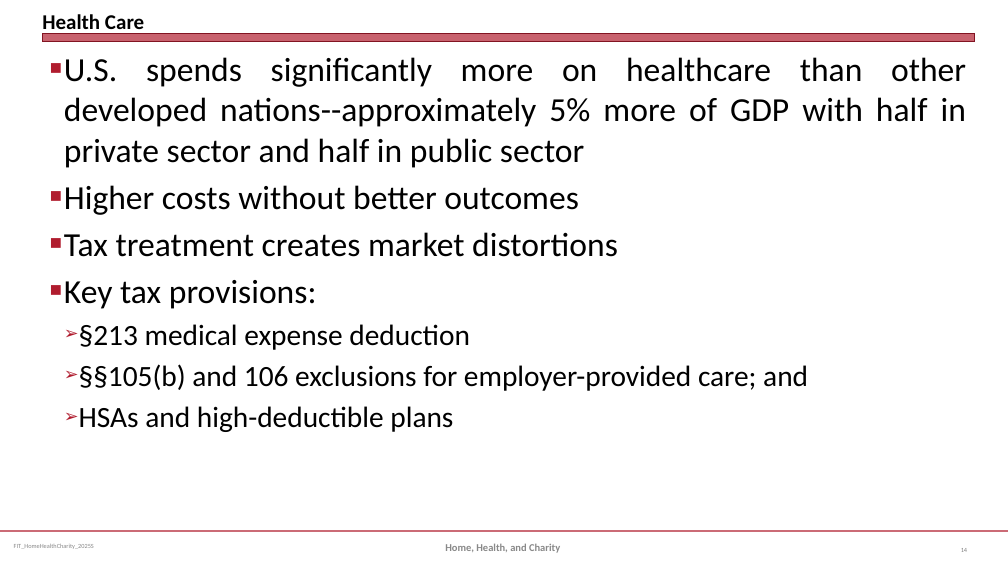
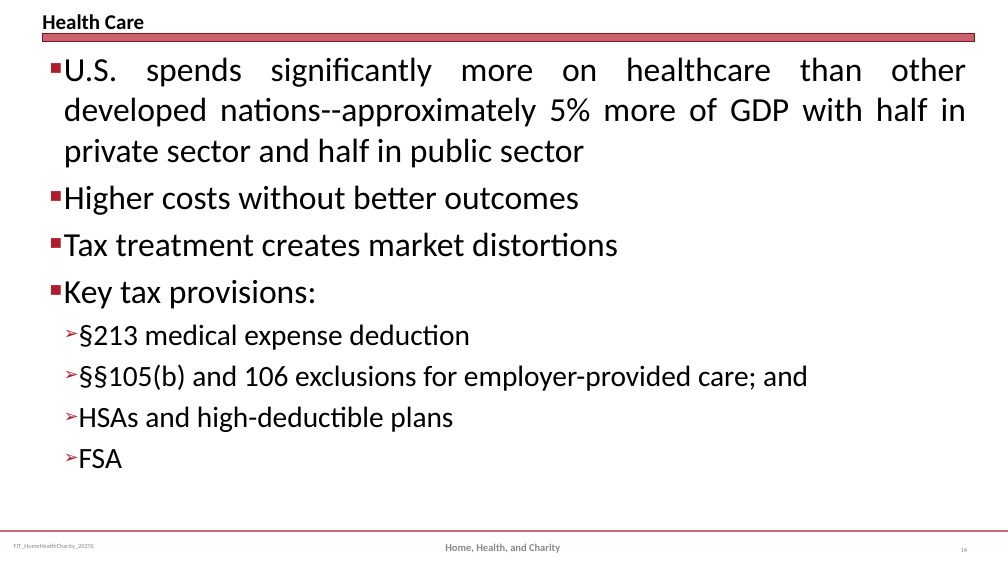
Before and after one commit to jmc877/Fed-Income-Tax, a slide deck: slide 14 of slides/FIT_HomeHealthCharity_2025S.pptx. Drawn at 1008x567 pixels with LibreOffice and Linux fonts; fonts in the diff are those of the drawing. Boxes give left, top, right and bottom in pixels: in the first picture for what was removed or moved away, otherwise in the second. Text is boxed around its words. In the diff, an @@ line names an element or a change of style, - is before the commit and + after.

```diff
--- a/slides/FIT_HomeHealthCharity_2025S.pptx
+++ b/slides/FIT_HomeHealthCharity_2025S.pptx
@@ text at box(79, 449, 122, 469): paragraph added @@
+  ➢ FSA
```
Also in this commit, not shown: 5 other slides changed, 9 slides added, 2 other files.
